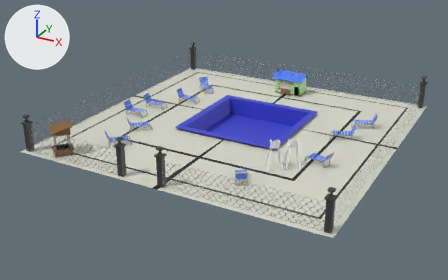
Before and after pictures for a commit that changed the glTF model BasicSht/TutorialSht/pool.glb.
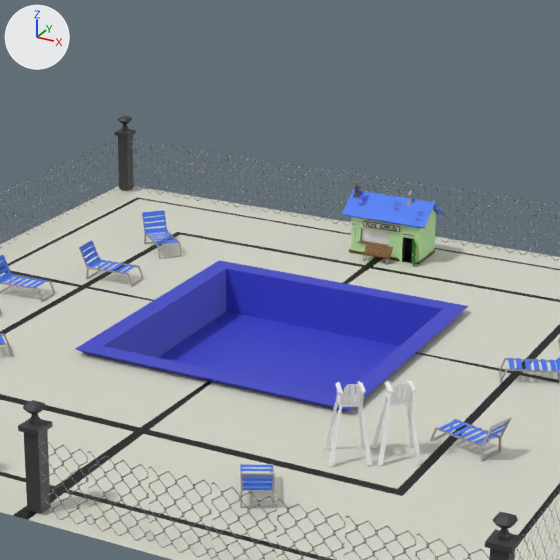
There are two pictures of each version: one whole from a camera (50 mm lens) standing at (524.0, -1264.0, 476.0) and looking at (-31.0, -255.0, -28.0), one close up on the part from 33% to 79% of the width and 0% to 73% of the height. The lights are fixed; the arrows at upper left show +X, +Y and +Z. Where no turn or scale is listed for an object, it has been applied to the vertices. Vertices at the same position are counted once.
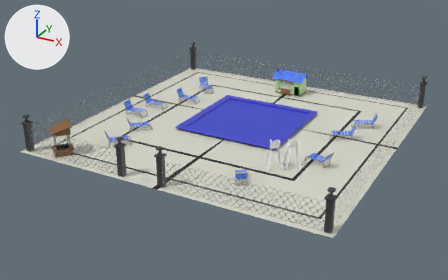
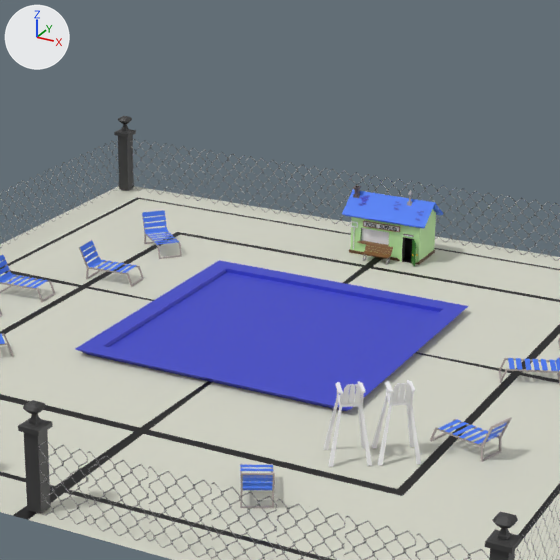
What the commit changed:
me_cube_018 has 2566 vertices, 4262 faces and spans x -519.0..81.0, y -420.0..180.0, z -142.0..59.0.
me_cube_018 is used by ob_pools; location (218.8, -118.4, 11.8).
Before the commit, vertices of me_cube_018: 1816 (-313.0, 7.0, -44.0) at pixel (226, 311), 1817 (-125.0, 7.0, -44.0), 1818 (-125.0, -182.0, -44.0), 1819 (-313.0, -182.0, -44.0).
Part 1, on me_cube_018:
Vertices 1816 to 1819 of me_cube_018 move by (0.0, 0.0, 34.0).

Changed parts and their boxes (x1, y1, x2, y2) in the close-ups (560 x 560 px; the box of a moved part takes in the faces that stretch with it):
part 1 of me_cube_018, moved or reshaped: (104, 269, 443, 396) in both
